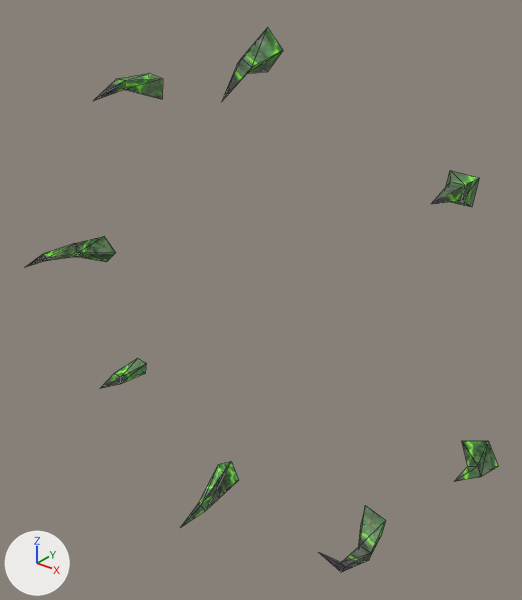
The OBJ model sceneobjs/beiou_yewai_30/common/beiou_yewai_30_common_shiyazhen_01.obj, before and after one commit.
Camera for both pictures: a 50 mm camera at (237.0, -302.0, 192.0) aimed at (3.0, -8.0, 10.0). Every picture has the same lights, and +X, +Y and +Z are marked at lower left. Mesh edges are drawn as thin lines. Where no turn or scale is listed for an object, it has been applied to the vertices.

In view in the first picture: 'beiou_yewai_30_common_shiyazhen_01'.
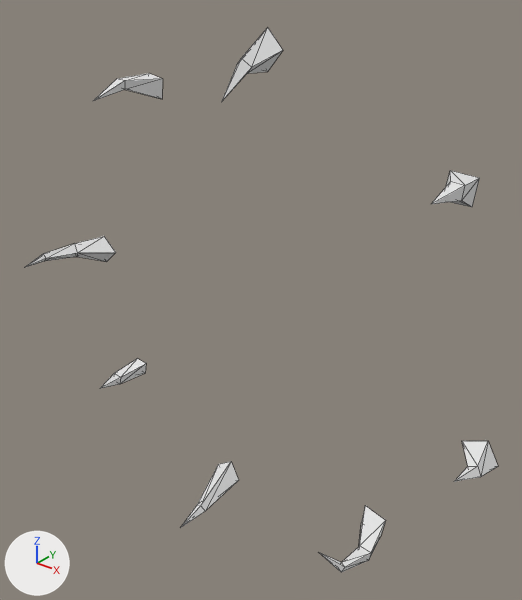
What differs and where, as boxes [x1, y1, x2, y2] in the pictures (522 x 600 px):
'beiou_yewai_30_common_shiyazhen_01', recoloured (green to white): [24, 28, 498, 572] in both

Patch to the scene script:
```diff
--- a/sceneobjs/beiou_yewai_30/common/beiou_yewai_30_common_shiyazhen_01.obj.py
+++ b/sceneobjs/beiou_yewai_30/common/beiou_yewai_30_common_shiyazhen_01.obj.py
@@ mat_material_1_1 @@
+mat_material_1_1 = principled_material('material_1')
+mat_material_1_1.base_color = (0.8, 0.8, 0.8)  # white #e7e7e7
+mat_material_1_1.roughness = 1.0
@@ me_beiou_yewai_30_common_shiyazhen_01 @@
 me_beiou_yewai_30_common_shiyazhen_01.from_pydata(...)  # 80 vertices, 112 faces; spans x -169.0..148.0, y -54.0..1.0, z -162.0..157.0
-me_beiou_yewai_30_common_shiyazhen_01.materials.append(mat_material_1)  # picture img_beiou_yewai_30_common_shanyan_01_png
+me_beiou_yewai_30_common_shiyazhen_01.materials.append(mat_material_1_1)  # white #e7e7e7
```
